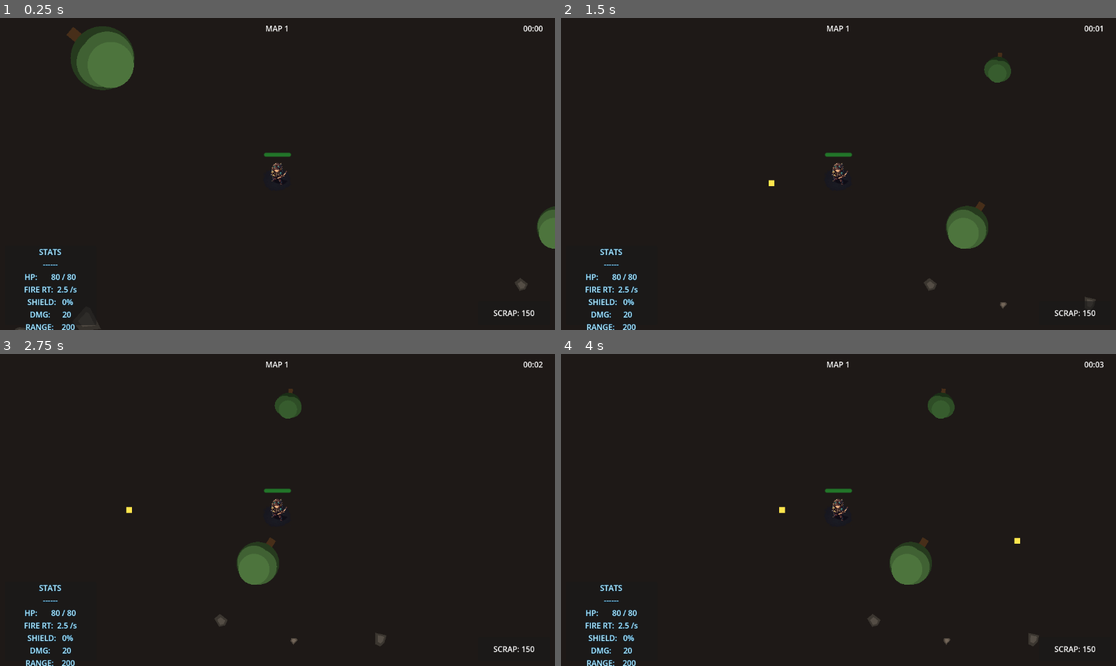
Above: before the commit, frames 1-4 (two rows, left to right).
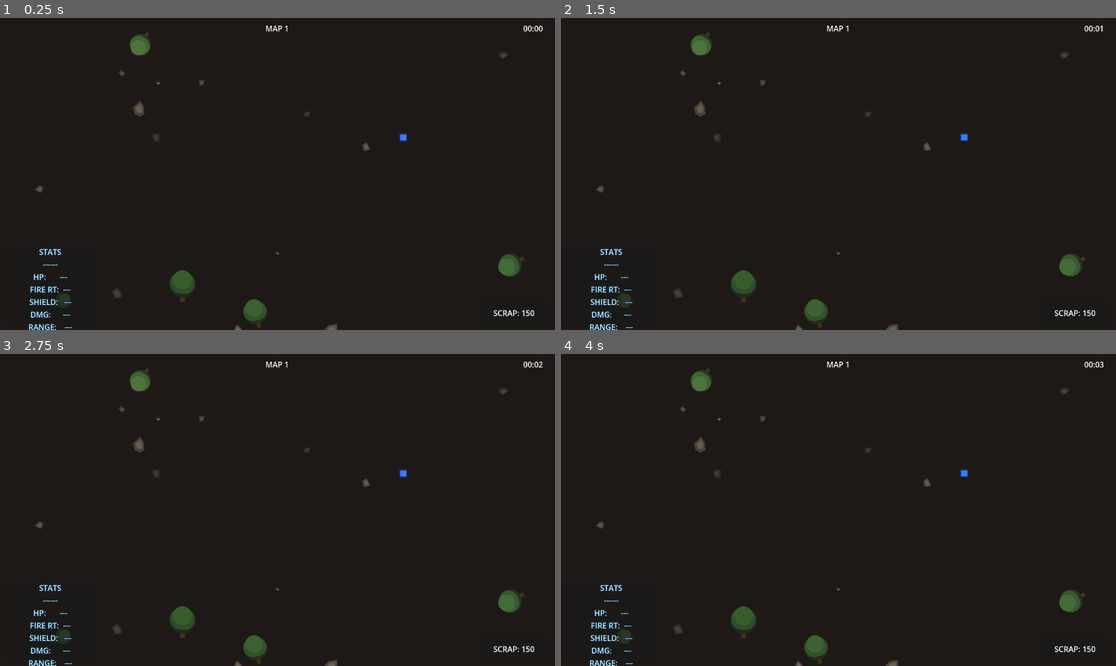
Above: after the commit, the same moments.

Repository: JakeForReal/towergame
Game: Godot game, scene res://scenes/MainScene.tscn
The game is run twice, just before and just after one commit, with the same random seed, the same clock (stepped at 60 frames per second) and the same inputs.
Inputs (mouse positions are in pixels of both pictures, inside the frame that each line leads up to):
- Up to frame 1 (0.25 s): no input
- Up to frame 2 (1.5 s): tap Enter (ui_accept) at 0.5, 0.77 s; move the mouse to (960, 158) at 0.52 s; hold D (move_right) 0.53-1.25 s; tap Down (aim_down) at 0.6 s; click (960, 158) at 0.67 s; drag from (727, 189) to (838, 174) at 1.27 s
- Up to frame 3 (2.75 s): tap Enter (ui_accept) at 2 s; move the mouse to (333, 441) at 2.02 s; hold D (move_right) from 2.03 s (still down); tap Right (aim_right) at 2.1 s
- Up to frame 4 (4 s): release D (move_right) at 2.75 s; drag from (810, 572) to (672, 463) at 2.77 s; move the mouse to (1005, 556) at 3.52 s; press the mouse at (1005, 556) at 3.53 s; hold A (move_left) from 3.53 s (still down); tap Enter (ui_accept) at 3.77 s

The runs differ from the first frame. In frame 1, 4.4% of the frame differs, in the area x 2-100%, y 2-100%; in frame 2, 3.3%; in frame 3, 3.3%; in frame 4, 3.3%.
Error after the commit: Parse Error: Cannot use shorthand "get_node()" notation ("$") on a class that isn't a node. (res://scripts/StartScreen.gd:5)

Commit message:
Add start screen with controls list
- New StartScreen scene with title, controls list, and 'Press any key to start' prompt
- MainScene shows start screen before spawning player and starting the game
- Controls: WASD/Arrows move/aim, Left click attack, Right click ability, B build, ESC pause

Diff:
--- /dev/null
+++ b/scenes/StartScreen.tscn
@@ -0,0 +1,78 @@
+[gd_scene load_steps=3 format=3 uid="uid://d8xk4m5n7pq2r"]
+
+[ext_resource type="Script" uid="uid://5ae06a0f-281a-4eff-a932-271c83ec3c4e" path="res://scripts/StartScreen.gd" id="1_start"]
+
+[sub_resource type="StyleBoxFlat" id="StyleBoxFlat_bg"]
+bg_color = Color(0.05, 0.05, 0.1, 0.92)
+
+[node name="StartScreen" type="Node2D"]
+script = ExtResource("1_start")
+
+[node name="CanvasLayer" type="CanvasLayer" parent="."]
+
+[node name="BG" type="Panel" parent="CanvasLayer"]
+anchors_preset = 15
+anchor_right = 1.0
+anchors_bottom = 1.0
+grow_horizontal = 2
+grow_vertical = 2
+theme_override_styles/panel = SubResource("StyleBoxFlat_bg")
+
+[node name="VBox" type="VBoxContainer" parent="CanvasLayer"]
+anchors_preset = 14
+anchor_top = 0.5
+anchor_right = 1.0
+anchor_bottom = 0.5
+offset_top = -200.0
+offset_bottom = 200.0
+grow_horizontal = 2
+grow_vertical = 2
+alignment = 1
+
+[node name="Title" type="Label" parent="CanvasLayer/VBox"]
+layout_mode = 2
+theme_override_font_sizes/font_size = 56
+text = "TOWERGAME"
+horizontal_alignment = 1
+
+[node name="Spacer1" type="Control" parent="CanvasLayer/VBox"]
+layout_mode = 2
+custom_minimum_size = Vector2(0, 30)
+
+[node name="Divider1" type="HSeparator" parent="CanvasLayer/VBox"]
+layout_mode = 2
+
+[node name="Spacer2" type="Control" parent="CanvasLayer/VBox"]
+layout_mode = 2
+custom_minimum_size = Vector2(0, 20)
+
+[node name="ControlsLabel" type="Label" parent="CanvasLayer/VBox"]
+layout_mode = 2
+theme_override_font_sizes/font_size = 22
+text = "
+WASD / Arrow Keys     Move / Aim
+Left Click            Attack
+Right Click           Ability
+B                     Build Mode
+ESC                    Pause
+
+"
+horizontal_alignment = 1
+
+[node name="Spacer3" type="Control" parent="CanvasLayer/VBox"]
+layout_mode = 2
+custom_minimum_size = Vector2(0, 20)
+
+[node name="Divider2" type="HSeparator" parent="CanvasLayer/VBox"]
+layout_mode = 2
+
+[node name="Spacer4" type="Control" parent="CanvasLayer/VBox"]
+layout_mode = 2
+custom_minimum_size = Vector2(0, 30)
+
+[node name="PromptLabel" type="Label" parent="CanvasLayer/VBox"]
+layout_mode = 2
+theme_override_colors/font_color = Color(0.8, 0.8, 0.8, 1)
+theme_override_font_sizes/font_size = 24
+text = "Press any key to start"
+horizontal_alignment = 1
--- a/scripts/MainScene.gd
+++ b/scripts/MainScene.gd
@@ -1,12 +1,20 @@
 extends Node2D
 
-## Main scene controller — spawns player, starts the game, manages camera.
+## Main scene controller — shows start screen, then spawns player and starts the game.
 
 @export var player_scene: PackedScene = preload("res://scenes/PlayerCharacter.tscn")
 
 var _player: Node2D = null
 
 func _ready() -> void:
+	_show_start_screen()
+
+func _show_start_screen() -> void:
+	var start_screen = preload("res://scenes/StartScreen.tscn").instantiate()
+	start_screen.started.connect(_on_start_screen_finished)
+	add_child(start_screen)
+
+func _on_start_screen_finished() -> void:
 	_spawn_player()
 	_start_game()
 
--- /dev/null
+++ b/scripts/StartScreen.gd
@@ -0,0 +1,35 @@
+## Start screen — displays controls and waits for any key press to begin.
+
+signal started()
+
+@onready var _controls_label: Label = $CanvasLayer/ControlsLabel
+@onready var _prompt_label: Label = $CanvasLayer/PromptLabel
+
+var _started := false
+
+func _ready() -> void:
+	_display_controls()
+	_prompt_label.add_theme_font_size_override("font_size", 24)
+
+func _display_controls() -> void:
+	var text := "
+	TOWERGAME
+	========================================
+
+	WASD / Arrow Keys     Move / Aim
+	Left Click            Attack
+	Right Click           Ability
+	B                    Build Mode
+	ESC                   Pause
+
+	========================================
+	"
+	_controls_label.text = text
+
+func _unhandled_input(event: InputEvent) -> void:
+	if _started:
+		return
+	if event is InputEventKey and event.pressed:
+		_started = true
+		started.emit()
+		queue_free()
Not shown, added: scripts/StartScreen.gd.uid
